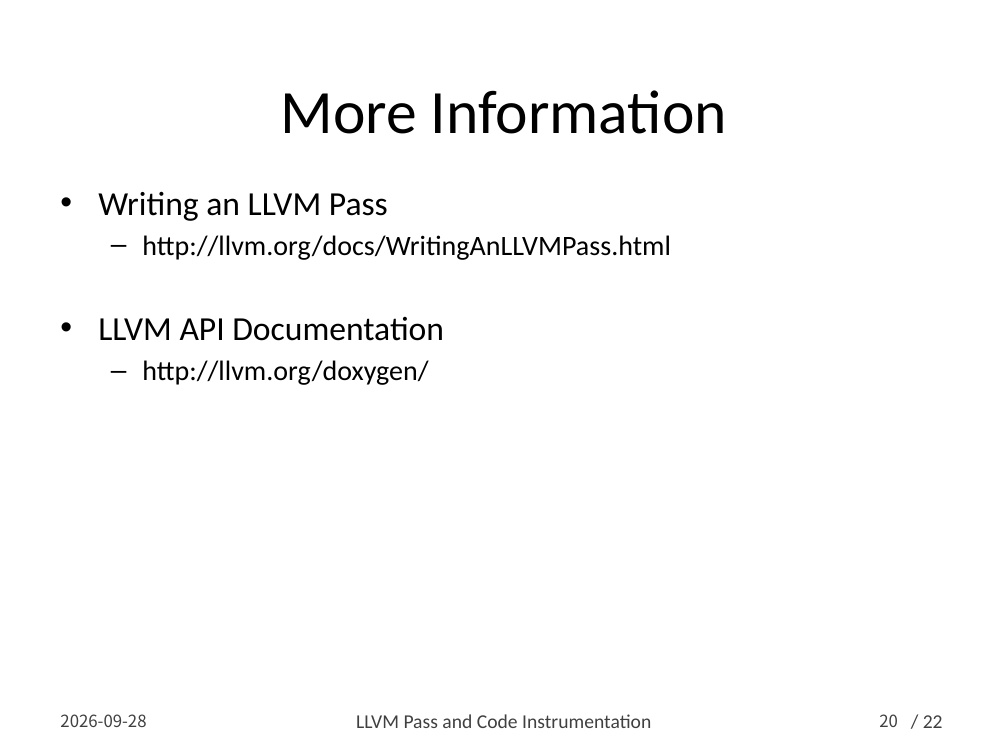
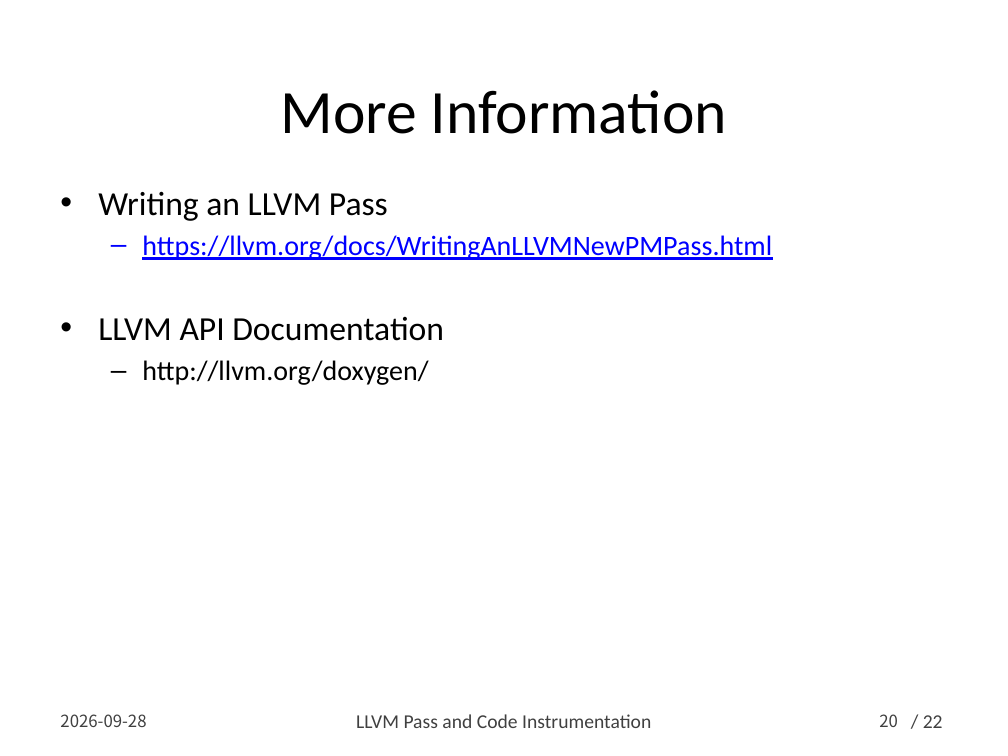
Before and after one commit to swtv-kaist/cs40508-fall26, a slide deck: slide 20 of 3-clang-llvm/lec13-llvm-pass-v4.pptx. Drawn at 1008x756 pixels with LibreOffice and Linux fonts; fonts in the diff are those of the drawing. Boxes give left, top, right and bottom in pixels: in the first picture for what was removed or moved away, otherwise in the second. Text is boxed around its words. In the diff, an @@ line names an element or a change of style, - is before the commit and + after.

Commit message:
LLVM document link update

```diff
--- a/3-clang-llvm/lec13-llvm-pass-v4.pptx
+++ b/3-clang-llvm/lec13-llvm-pass-v4.pptx
@@ text at box(142, 235, 772, 260): text changed; text colour #000000 to #0000FF @@
-  – http://llvm.org/docs/WritingAnLLVMPass.html
+  – https://llvm.org/docs/WritingAnLLVMNewPMPass.html
```
Also in this commit, not shown: 1 other file.
